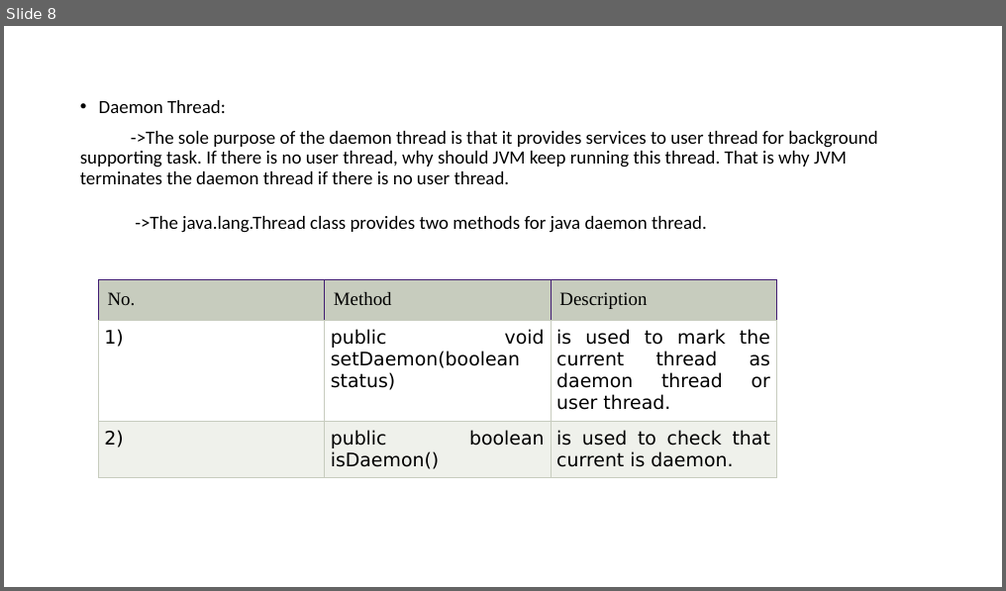
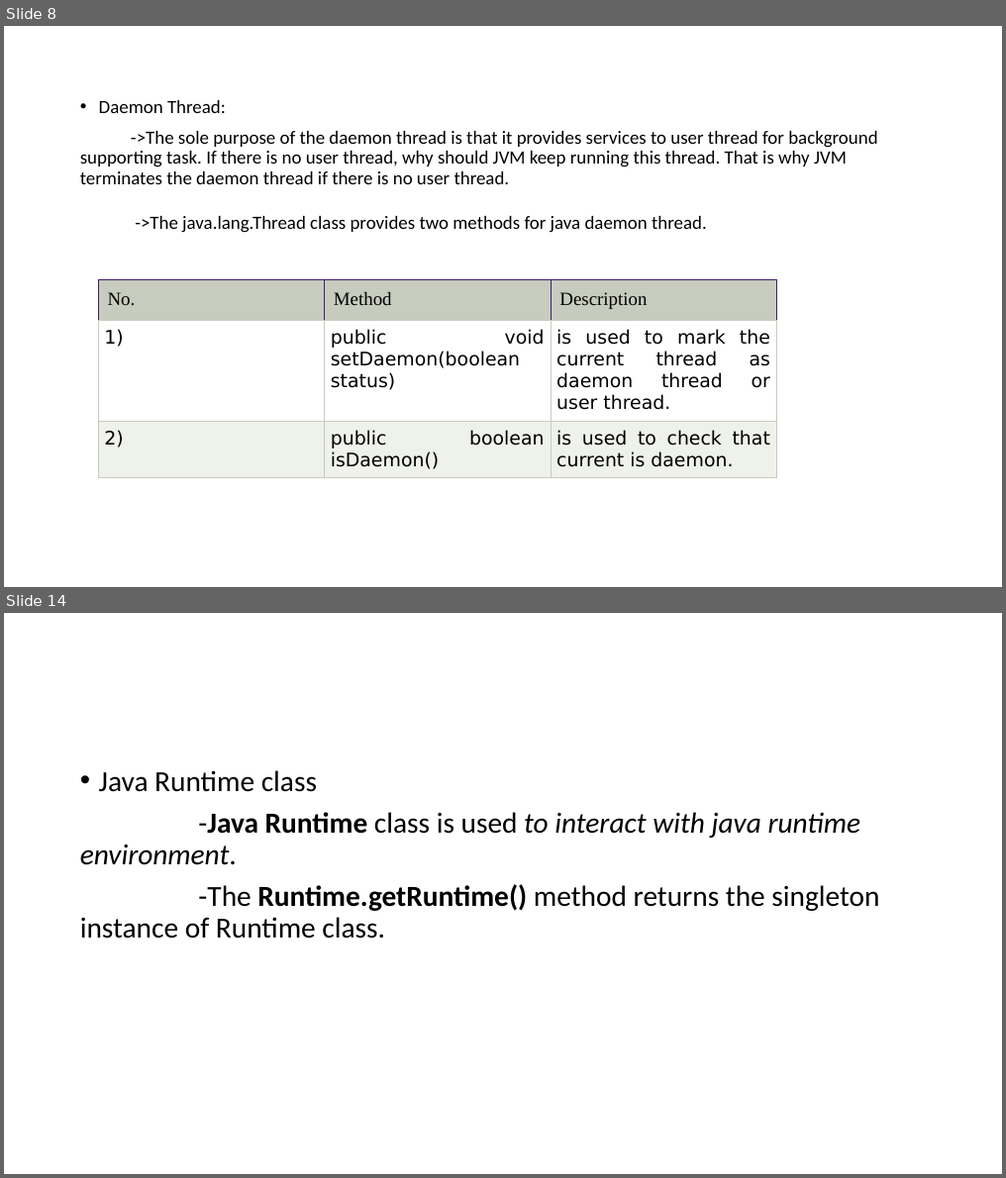
Before and after one commit to chenthilks/personal, a slide deck: Presentation1.pptx. Shown one above the other, each under a label of ours: slide 8 before the commit, slides 8 and 14 after it; the slides between them are not shown. The pictures are 1006x591 and 1006x1178 pixels, drawn with LibreOffice and Linux fonts; fonts in the diff are those of the drawing. Boxes give left, top, right and bottom in pixels: in the first picture for what was removed or moved away, otherwise in the second. Text is boxed around its words. In the diff, an @@ line names an element or a change of style, - is before the commit and + after.

```diff
--- a/Presentation1.pptx
+++ b/Presentation1.pptx
@@ slide 14 added at [4,613,1002,1174], background #FFFFFF @@
@@ text added at [80,770,879,939], 28 pt, text #000000 @@
+• Java Runtime class
+-Java Runtime class is used to interact with java runtime environment.
+-The Runtime.getRuntime() method returns the singleton instance of Runtime class.
```
Also in this commit, not shown: 5 other slides added.
